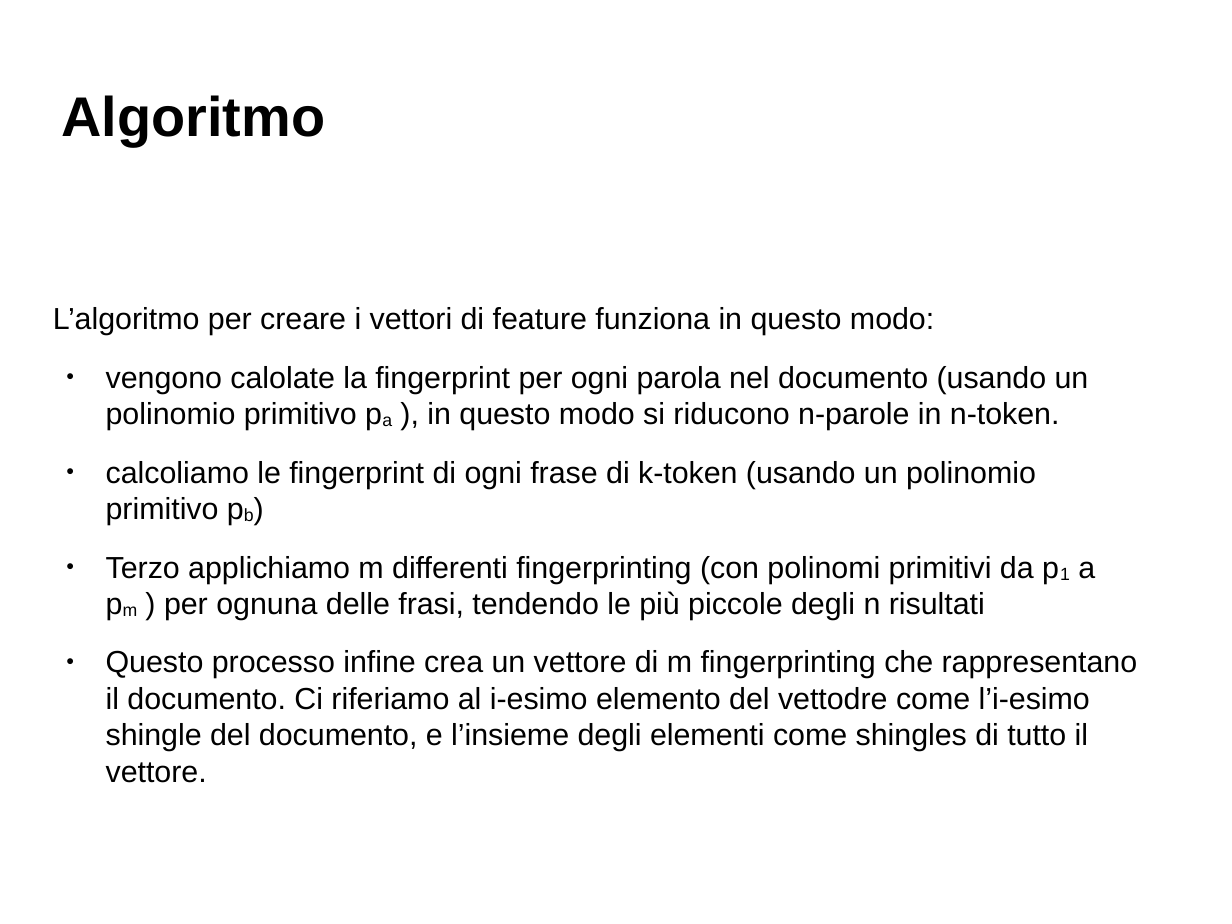
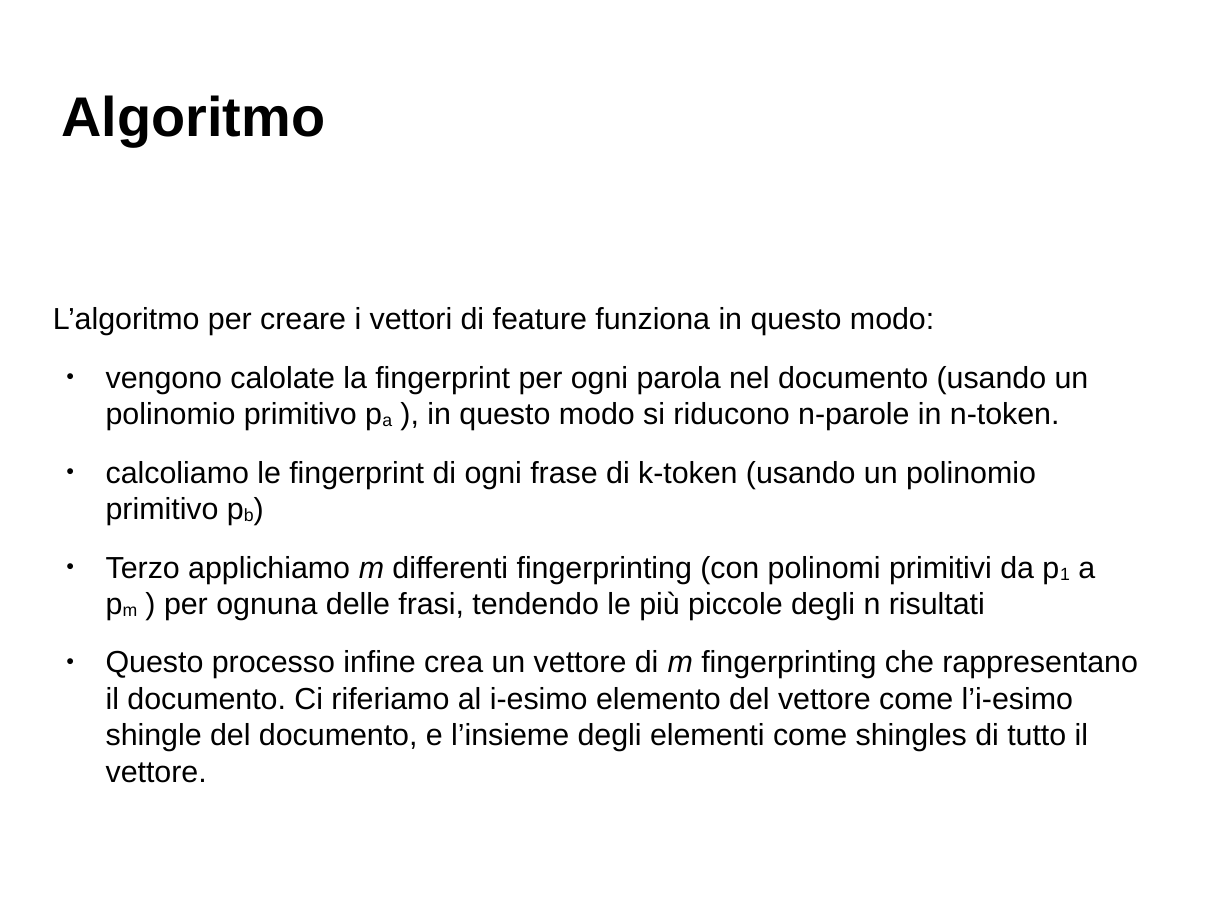
Before and after one commit to Toolanto/presentation, a slide deck: slide 27 of presentazione.odp. Drawn at 1232x924 pixels with LibreOffice and Linux fonts; fonts in the diff are those of the drawing; background and template pictures are left out. Boxes give left, top, right and bottom in pixels: in the first picture for what was removed or moved away, otherwise in the second. Text is boxed around its words. In the diff, an @@ line names an element or a change of style, - is before the commit and + after.

```diff
--- a/presentazione.odp
+++ b/presentazione.odp
@@ text at box(106, 556, 1095, 620): italic on in "m" @@
@@ text at box(106, 650, 1138, 783): text changed @@
-● Questo processo infine crea un vettore di m fingerprinting che rappresentano il documento. Ci riferiamo al i-esimo elemento del vettodre come l’i-esimo shingle del documento, e l’insieme degli elementi come shingles di tutto il vettore.
+● Questo processo infine crea un vettore di m fingerprinting che rappresentano il documento. Ci riferiamo al i-esimo elemento del vettore come l’i-esimo shingle del documento, e l’insieme degli elementi come shingles di tutto il vettore.
```
Also in this commit, not shown: 15 other slides changed, 8 slides added, 1 slide removed, 1 other file.
